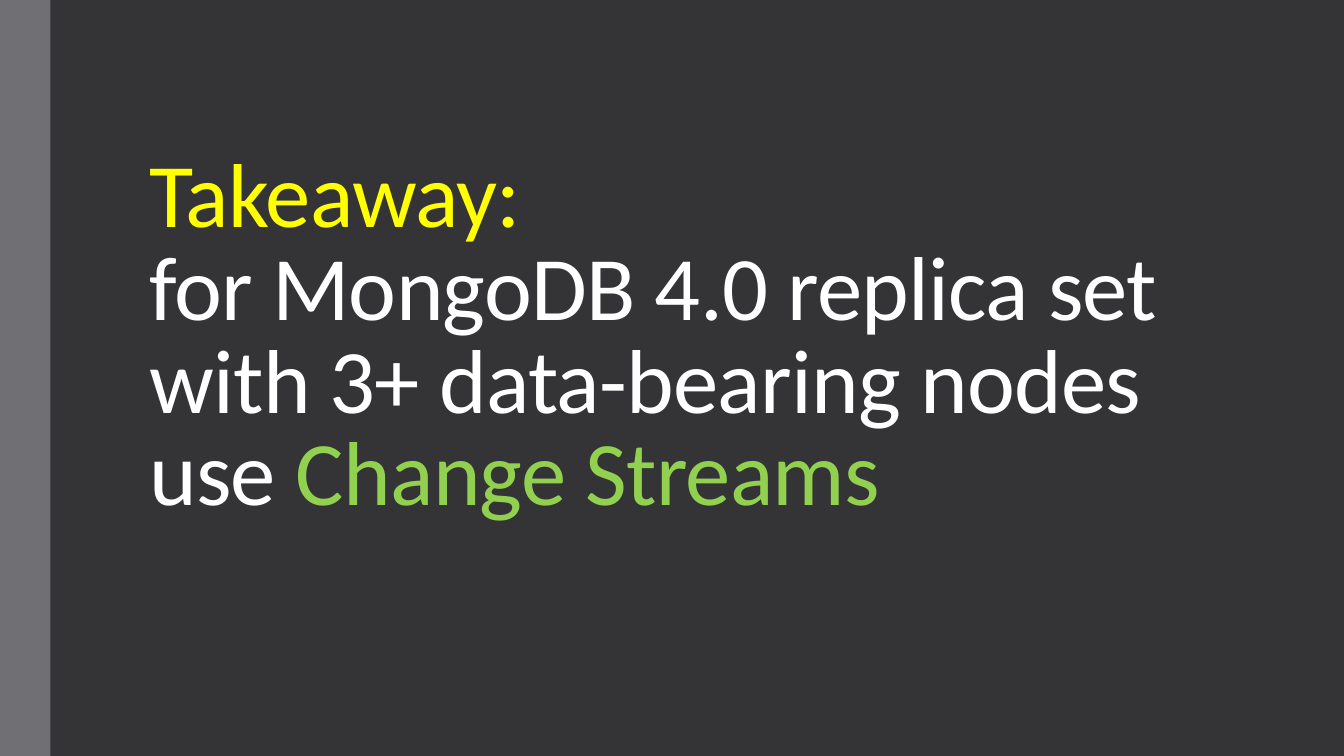
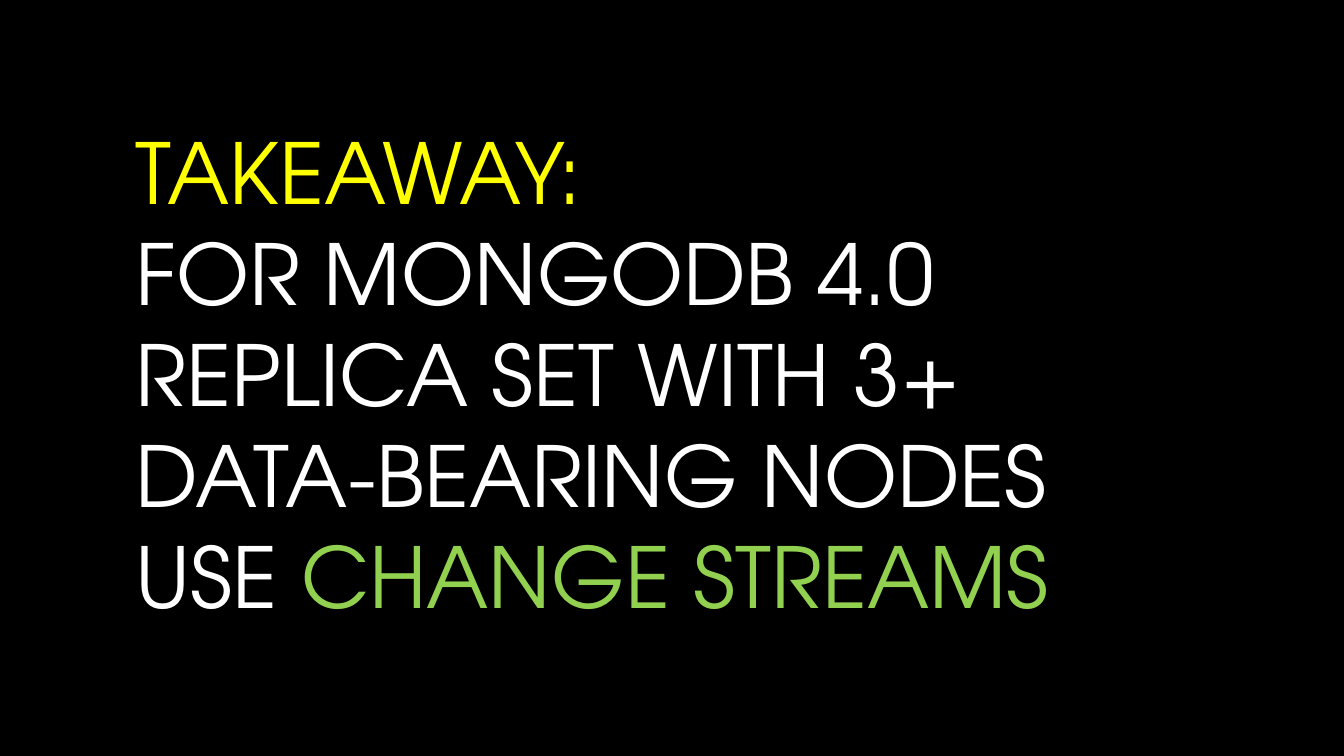
Before and after one commit to andrii-litvinov/event-driven-mongodb, a slide deck: slide 19 of t18-event-mongodb.pptx. Drawn at 1344x756 pixels with LibreOffice and Linux fonts; fonts in the diff are those of the drawing; background and template pictures are left out. Boxes give left, top, right and bottom in pixels: in the first picture for what was removed or moved away, otherwise in the second. Text is boxed around its words. In the diff, an @@ line names an element or a change of style, - is before the commit and + after.

```diff
--- a/t18-event-mongodb.pptx
+++ b/t18-event-mongodb.pptx
@@ background #353537 to picture (left out) @@
@@ rectangle removed at <box>0,0,50,756</box> @@
@@ title "TAKEAWAY: FOR MONGODB 4.0 REPLICA ..." at <box>136,142,1048,609</box>: vertical alignment bottom to middle @@
@@ title at <box>136,142,1048,609</box>: text changed; size 64.8 to 60 pt; font Calibri to TeX Gyre Adventor @@
-Takeaway:
-for MongoDB 4.0 replica set with 3+ data-bearing nodes use Change Streams
+TAKEAWAY:
+FOR MONGODB 4.0 REPLICA SET WITH 3+ DATA-BEARING NODES USE CHANGE STREAMS
```
Also in this commit, not shown: 14 other slides changed, 8 slides added, 6 slides removed, 4 other files.
